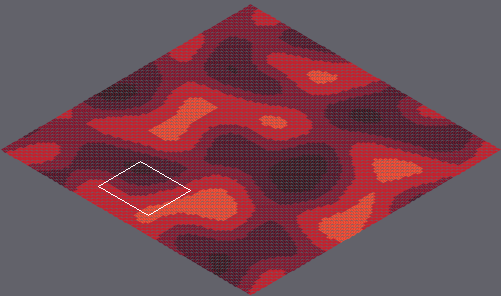
An edit to a level. Tiled map, marswars/resources/mapAssets/loadmap.tmx. Above: a wide view before the commit, with the close-up outlined.
Close-up. As it was:
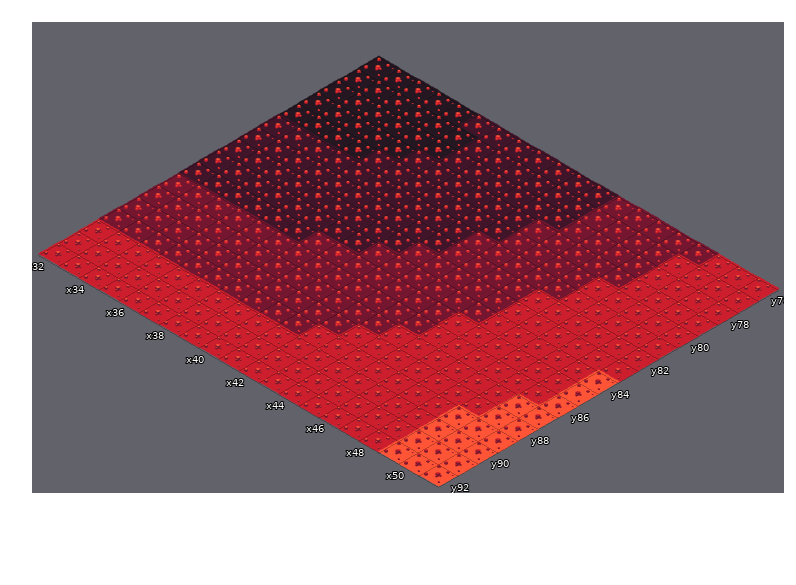
Cells are 55x32 px. Isometric: x runs down to the right, y down to the left. Shown: x 32..51, y 76..92. The commit also changed other parts of the map, which this record leaves out.
Now the later version:
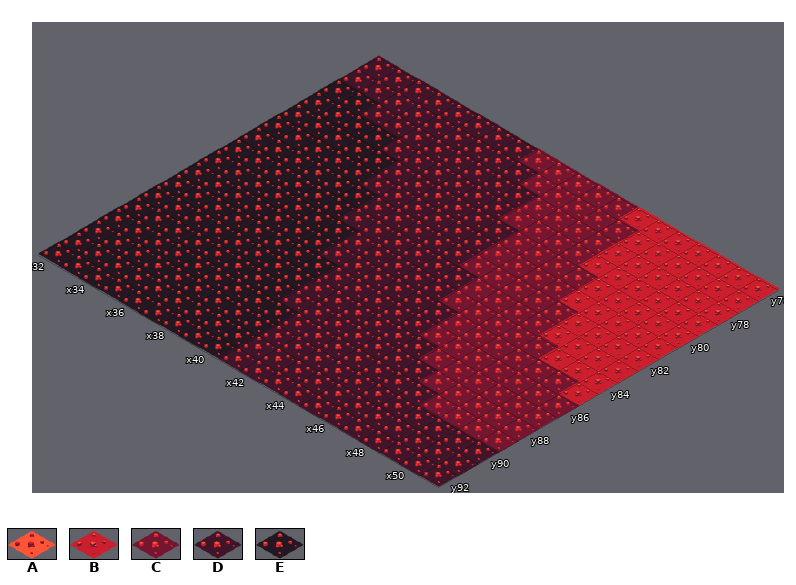
Key: from "tileset1": A 10 "mars006", B 11 "mars007", C 12 "mars008", D 13 "mars009", E 14 "mars010".
_ is an empty cell, . an unchanged one.
What changed:
--- layer "Tile Layer 1"
@@ x 32..51 @@
-76 EEEEE...DDDD.CCCC...
-77 EEEEEE...DDD..CC....
-78 ..EEEE....DD..CC....
-79 ....E.....D...CC....
-80 ....D...............
-81 DDDDD.....C.........
-82 DDDDDD....C...BB....
-83 DDDDDD...CCC..BB....
-84 DDDDDDD.CCCC..BBB..A
-85 DDDDDDCCCCCCCBBBBBBA
-86 CCCCCCCCCCCCCBBBBBBA
-87 CCCCCCCCCCCCBBBBBBAA
-88 CCCCCCCCCCCBBBBBBBAA
-89 CCCCCCCCCCBBBBBBBAAA
-90 BBBBBBBBBBBBBBBBBAAA
-91 BBBBBBBBBBBBBBBBBAAA
-92 BBBBBBBBBBBBBBBBBAAA
+76 DDDDD...CCCC.BBBB...
+77 DDDDDD...CCC..BB....
+78 ..DDDD....CC..BB....
+79 ....D.....C...BB....
+80 ....E...............
+81 EEEEE.....D.........
+82 EEEEEE....D...CC....
+83 EEEEEE...DDD..CC....
+84 EEEEEEE.DDDD..CCC..B
+85 EEEEEEEDDDDDDCCCCCCB
+86 EEEEEEEEDDDDDCCCCCCC
+87 EEEEEEEEDDDDDDCCCCCC
+88 EEEEEEEEDDDDDDDCCCCC
+89 EEEEEEEEEDDDDDDDCCCC
+90 EEEEEEEEEDDDDDDDDDDD
+91 EEEEEEEEEDDDDDDDDDDD
+92 EEEEEEEEEDDDDDDDDDDD
